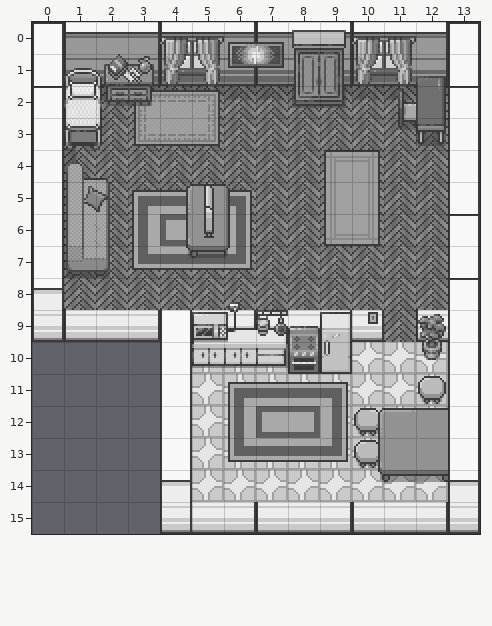
Two versions of a level (Tiled map, src/maps/map2_source.tmx). Above is the file before it was changed.
Cells are 16x16 px. Shown: x 0..13, y 0..15.
The result:
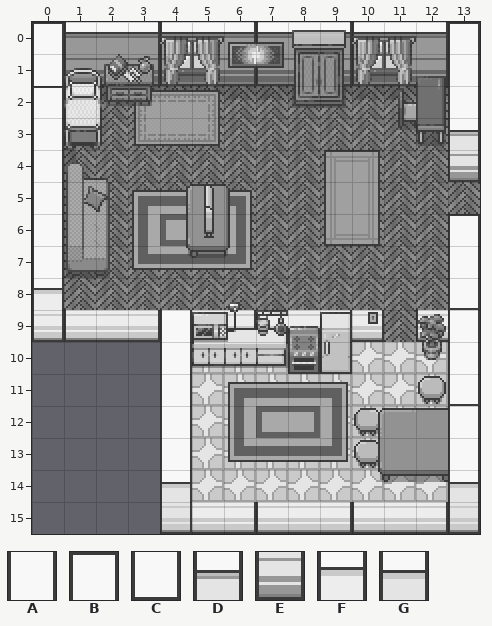
Key: from "walls": A 32, B 33, C 41 turned 180, D 129, E 146, F 156, G 163.
_ is an empty cell.
Diff:
Layer "hills":
y 2: x 13 B -> A
y 3: x 13 A -> D
y 4: x 13 A -> E
y 5: x 13 A -> _
y 8: x 13 B -> C
y 11: x 13 A -> C
y 14: x 4 F -> G; x 13 F -> G
Boxes around the changes in both pictures, in picture pixels (x1, y1, x2, y2):
changed: (448, 86, 480, 214)
changed: (450, 278, 478, 310)
changed: (450, 404, 478, 406)
changed: (162, 480, 190, 502)
changed: (450, 480, 478, 502)
